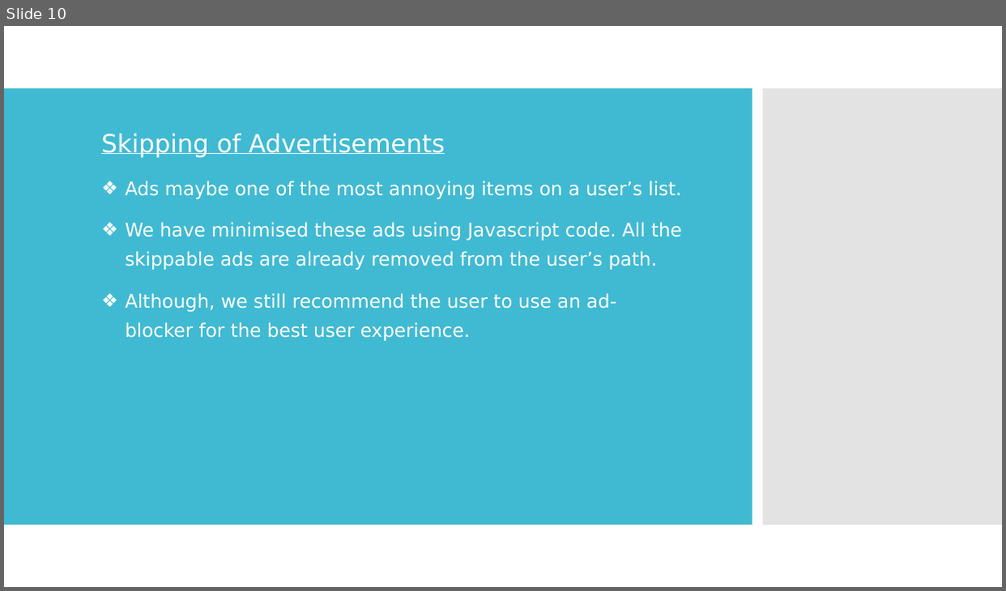
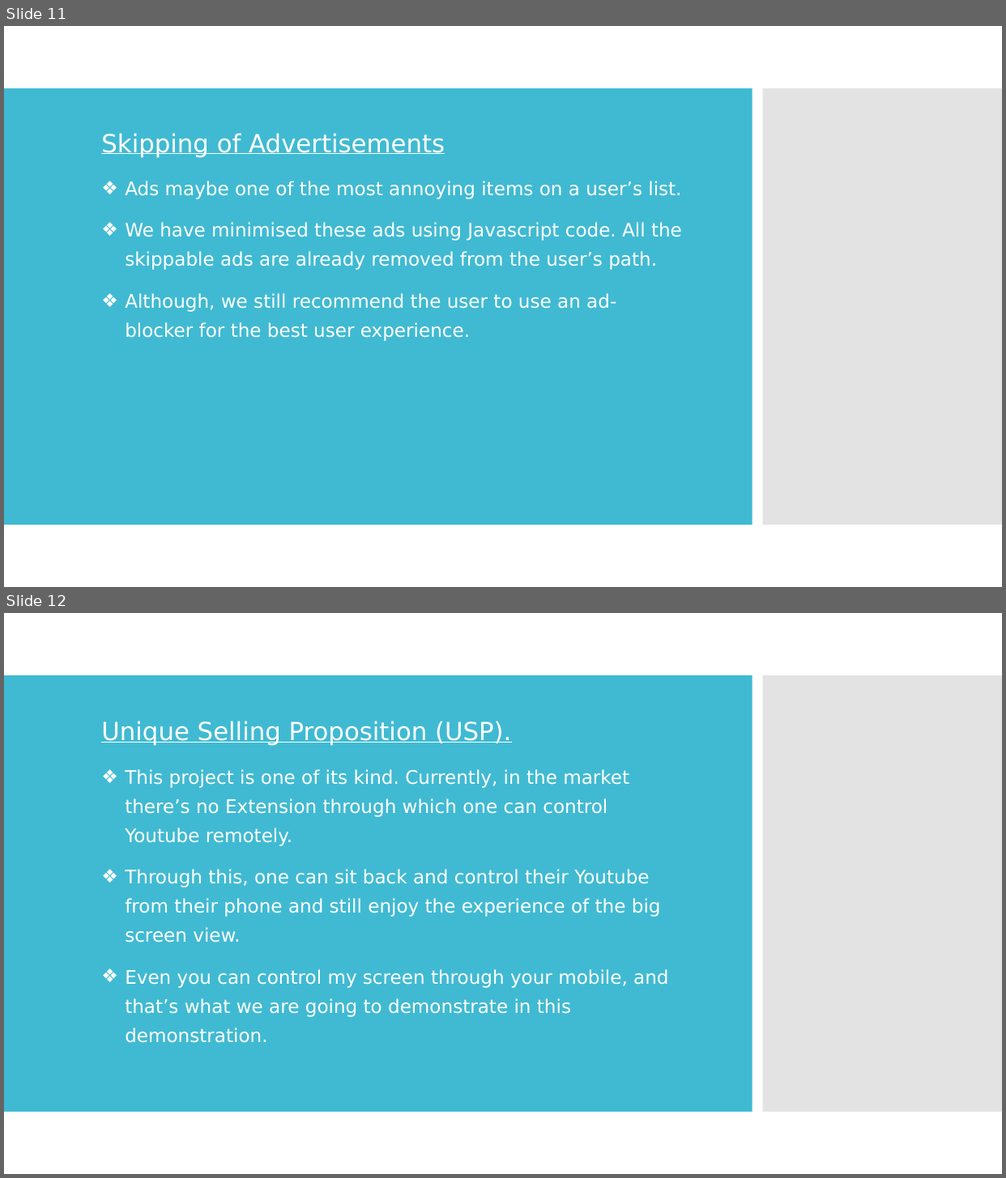
Before and after one commit to gjain-7/Misc-6-Infinity-Remote, a slide deck: Presentation1.pptx. Shown one above the other, each under a label of ours: slide 10 before the commit, slides 11 and 12 after it. The pictures are 1006x591 and 1006x1178 pixels, drawn with LibreOffice and Linux fonts; fonts in the diff are those of the drawing. Boxes give left, top, right and bottom in pixels: in the first picture for what was removed or moved away, otherwise in the second. Text is boxed around its words. In the diff, an @@ line names an element or a change of style, - is before the commit and + after.

```diff
--- a/Presentation1.pptx
+++ b/Presentation1.pptx
@@ slide 12 added at [4, 613, 1002, 1174], background #FFFFFF; not listed: 2 template elements that a slide beside it also shows @@
@@ subtitle added at [101, 721, 668, 1043], 18 pt, text #FFFFFF @@
+Unique Selling Proposition (USP).
+❖ This project is one of its kind. Currently, in the market there’s no Extension through which one can control Youtube remotely.
+❖ Through this, one can sit back and control their Youtube from their phone and still enjoy the experience of the big screen view.
+❖ Even you can control my screen through your mobile, and that’s what we are going to demonstrate in this demonstration.
@@ what was slide 10 is now slide 11 @@
```
Also in this commit, not shown: 4 slides changed, 2 other slides added.
